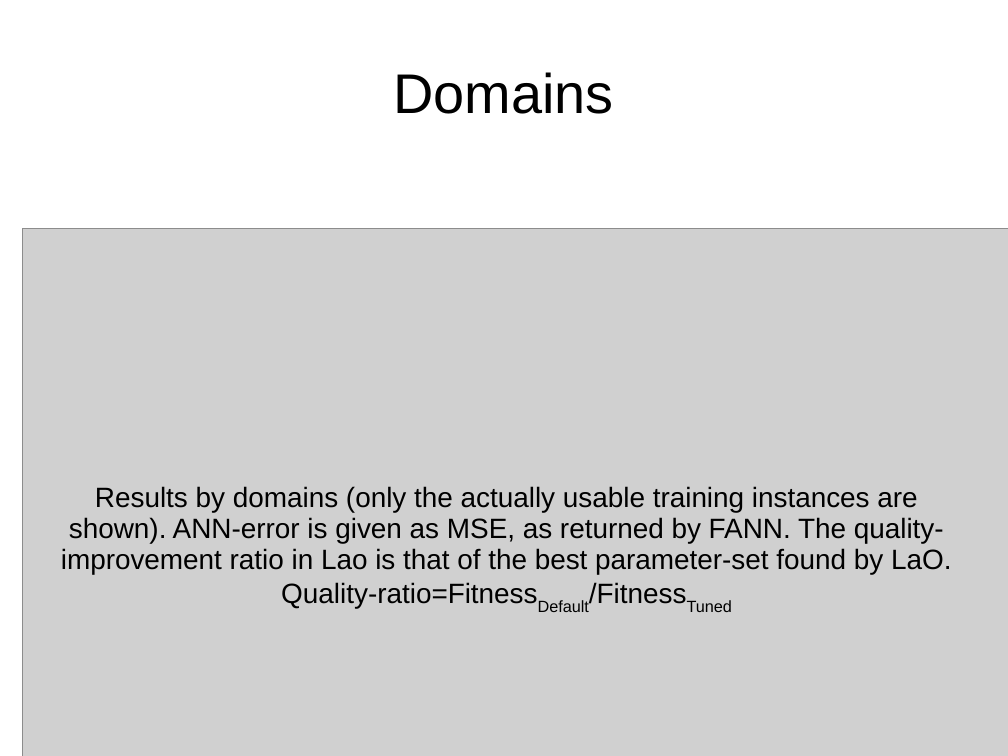
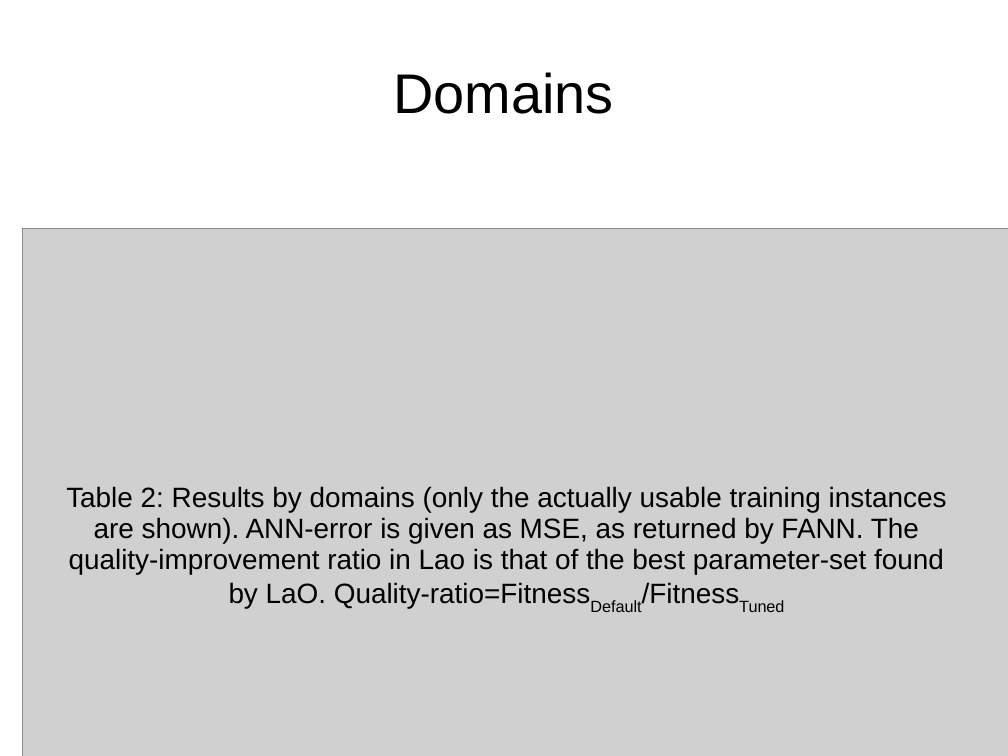
Before and after one commit to nojhan/descarwin, a slide deck: slide 13 of papers/GECCO2011/gecco2011brendelschoenauer/lao-gecco.ppt. Drawn at 1008x756 pixels with LibreOffice and Linux fonts; fonts in the diff are those of the drawing; grey boxes stand for pictures. Boxes give left, top, right and bottom in pixels: in the first picture for what was removed or moved away, otherwise in the second. Text is boxed around its words. In the diff, an @@ line names an element or a change of style, - is before the commit and + after.

```diff
--- a/papers/GECCO2011/gecco2011brendelschoenauer/lao-gecco.ppt
+++ b/papers/GECCO2011/gecco2011brendelschoenauer/lao-gecco.ppt
@@ subtitle at box(66, 486, 947, 608): text changed @@
-Results by domains (only the actually usable training instances are shown). ANN-error is given as MSE, as returned by FANN. The quality-improvement ratio in Lao is that of the best parameter-set found by LaO. Quality-ratio=FitnessDefault/FitnessTuned
+Table 2: Results by domains (only the actually usable training instances are shown). ANN-error is given as MSE, as returned by FANN. The quality-improvement ratio in Lao is that of the best parameter-set found by LaO. Quality-ratio=FitnessDefault/FitnessTuned
```
Also in this commit, not shown: 2 other slides changed, 2 slides added.
